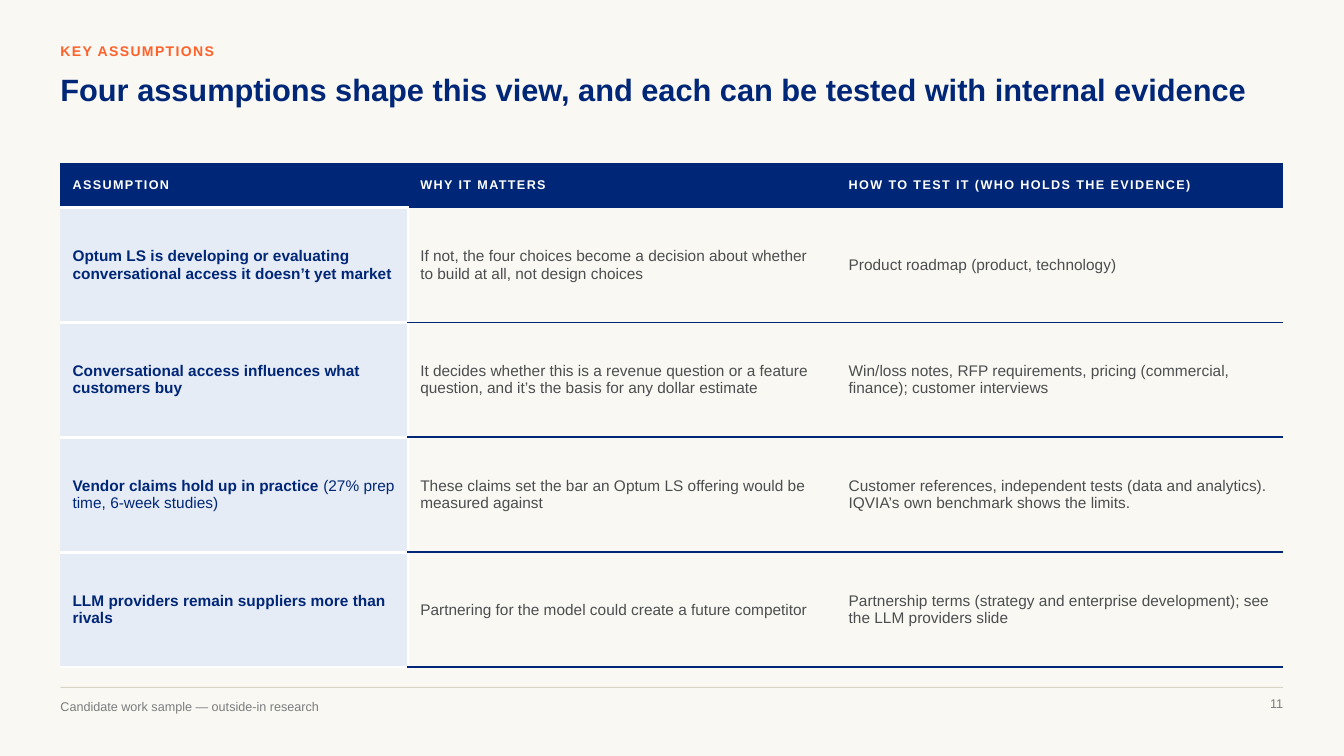
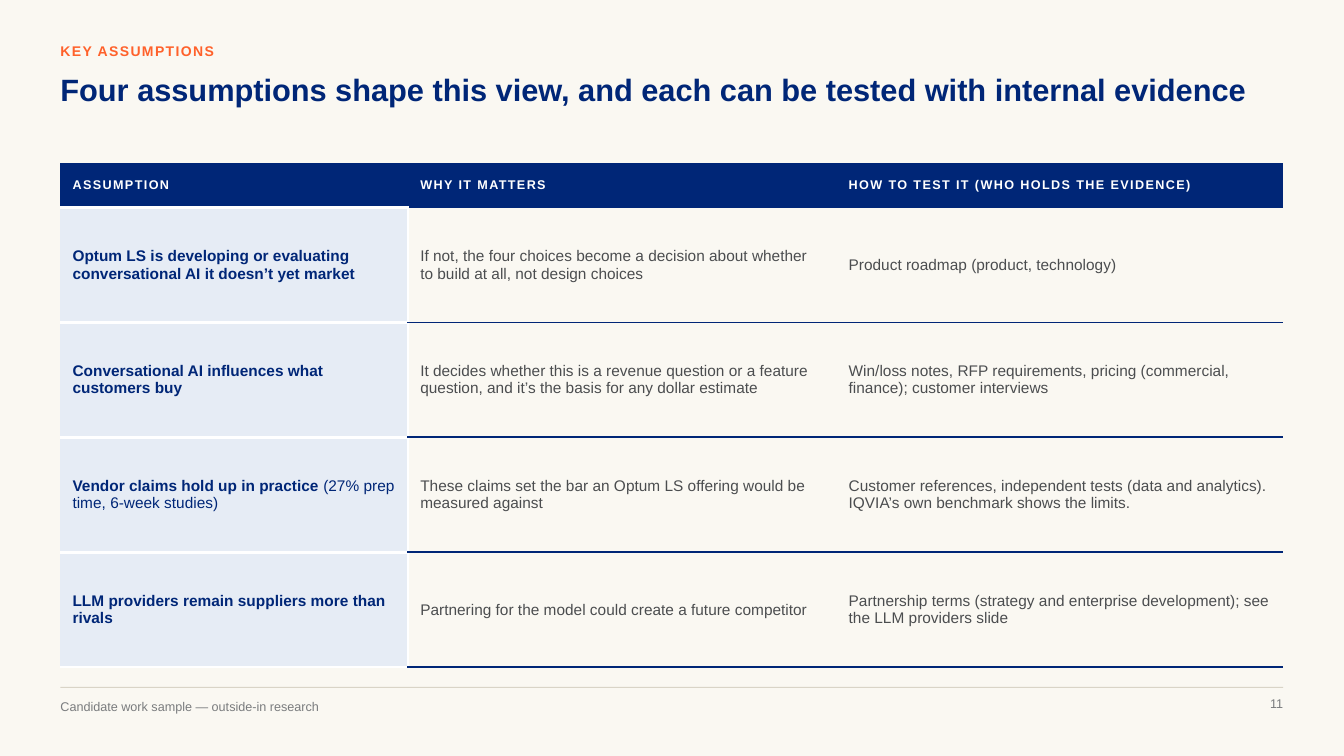
Before and after one commit to marinojt/test, a slide deck: slide 11 of deck/Optum-LS-Conversational-AI-10.16.pptx. Drawn at 1344x756 pixels with LibreOffice and Linux fonts; fonts in the diff are those of the drawing. Boxes give left, top, right and bottom in pixels: in the first picture for what was removed or moved away, otherwise in the second. Text is boxed around its words. In the diff, an @@ line names an element or a change of style, - is before the commit and + after.

```diff
--- a/deck/Optum-LS-Conversational-AI-10.16.pptx
+++ b/deck/Optum-LS-Conversational-AI-10.16.pptx
@@ table at box(60, 163, 1284, 667) @@
-row 2, column 1: Optum LS is developing or evaluating conversational access it doesn’t yet market
+row 2, column 1: Optum LS is developing or evaluating conversational AI it doesn’t yet market
-row 3, column 1: Conversational access influences what customers buy
+row 3, column 1: Conversational AI influences what customers buy
```
Also in this commit, not shown: 2 other slides changed, 4 other files.
